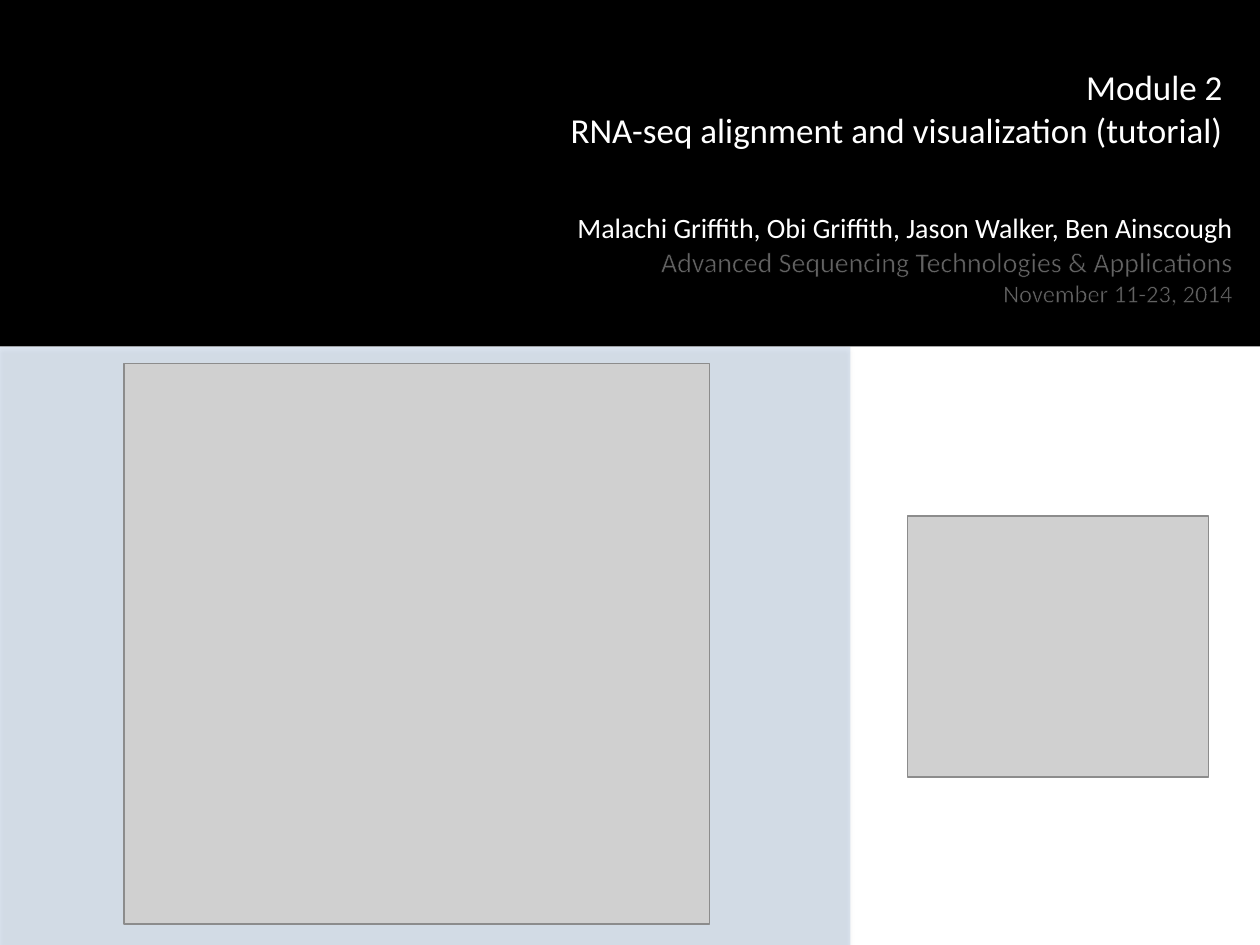
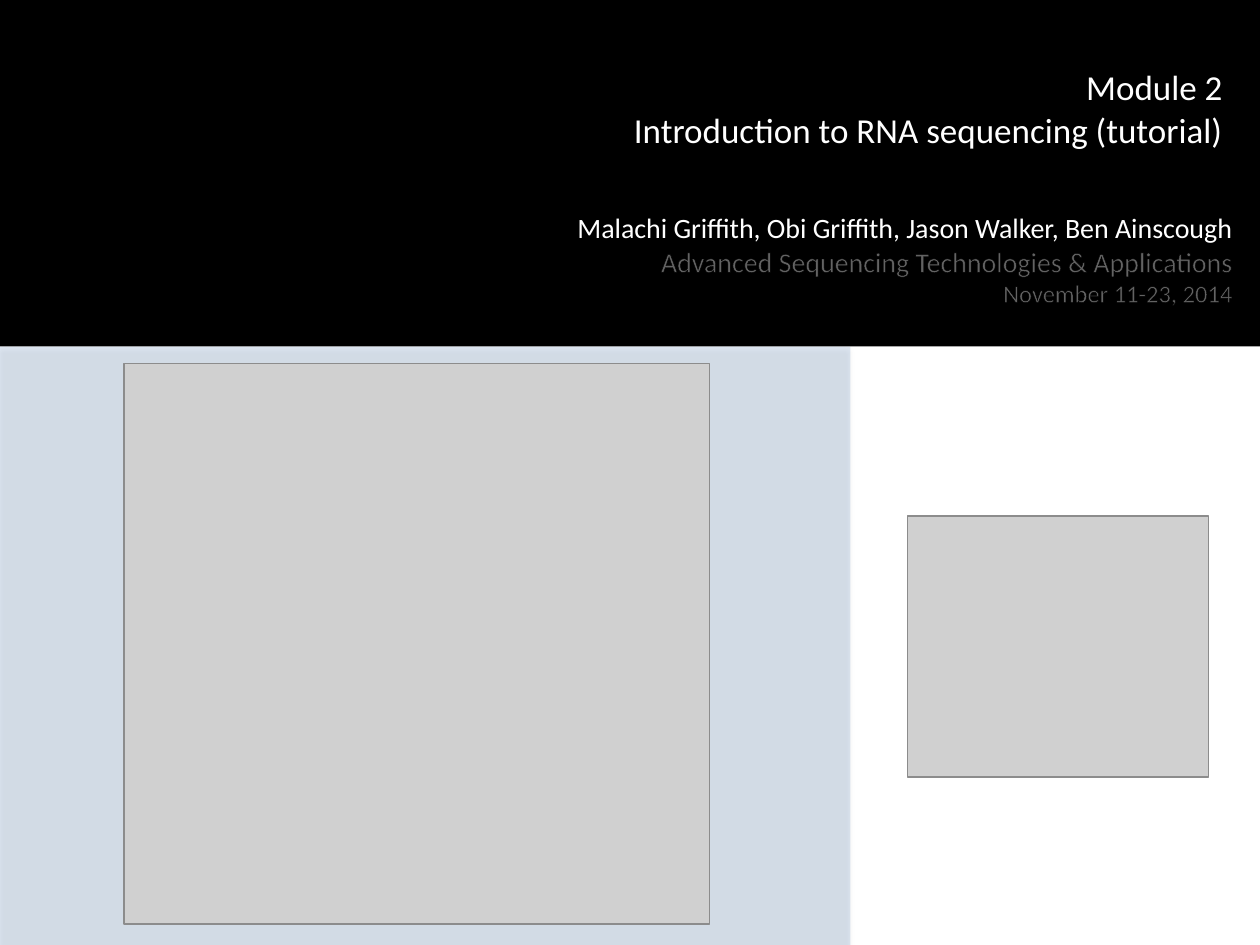
Before and after one commit to griffithlab/rnaseq_tutorial, a slide deck: slide 2 of lectures/cshl/2014/RNASeq_Module2_Tutorial.pptx. Drawn at 1260x945 pixels with LibreOffice and Linux fonts; fonts in the diff are those of the drawing; grey boxes stand for pictures; background and template pictures are left out. Boxes give left, top, right and bottom in pixels: in the first picture for what was removed or moved away, otherwise in the second. Text is boxed around its words. In the diff, an @@ line names an element or a change of style, - is before the commit and + after.

Commit message:
harmonize module numbering with wiki numbering

```diff
--- a/lectures/cshl/2014/RNASeq_Module2_Tutorial.pptx
+++ b/lectures/cshl/2014/RNASeq_Module2_Tutorial.pptx
@@ text at [634,75,1223,149]: text changed @@
-Module 2
-RNA-seq alignment and visualization (tutorial)
+Module 2
+Introduction to RNA sequencing (tutorial)
```
Also in this commit, not shown: 1 other slide changed, 9 slides added, 7 slides removed, 17 other files.
